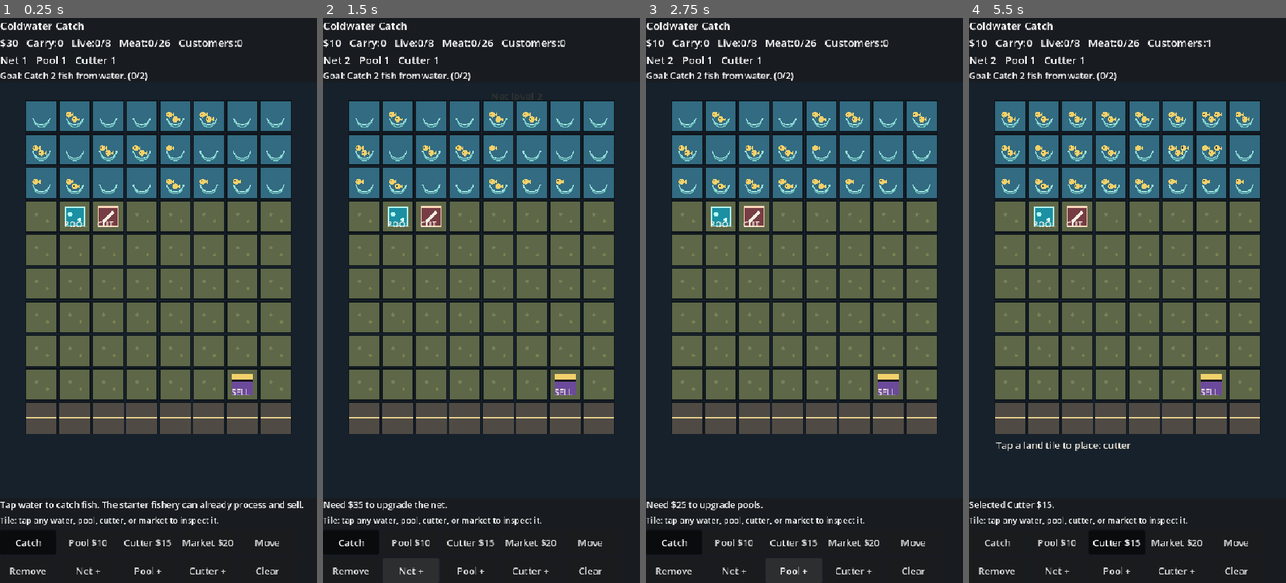
Above: before the commit, frames 1-4 (left to right).
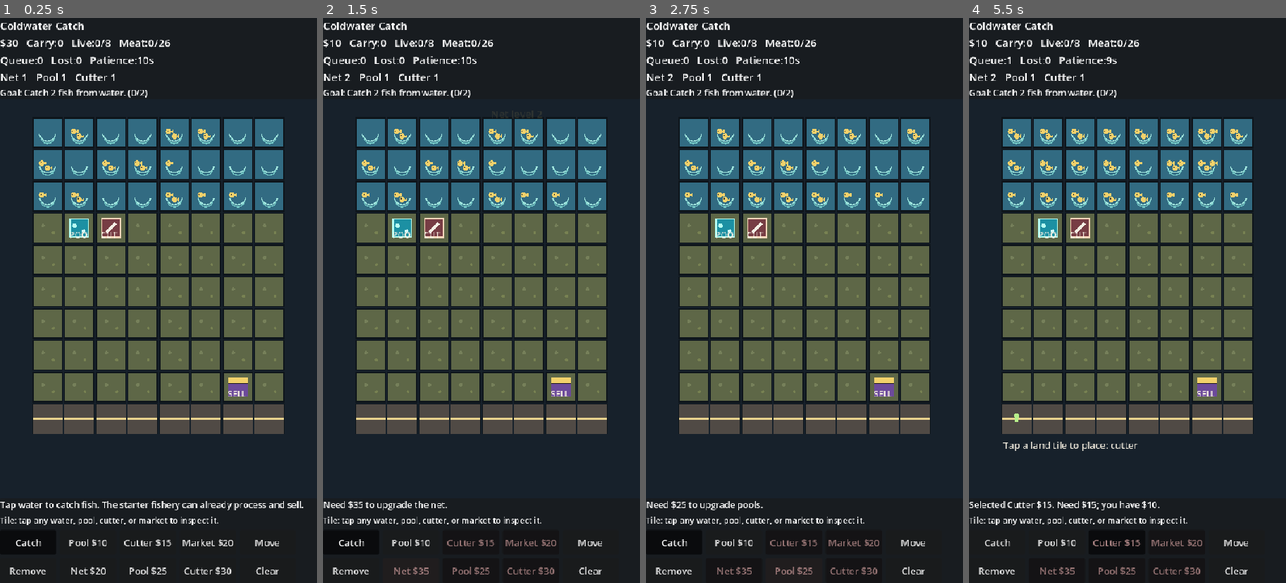
Above: after the commit, the same moments.

Repository: FunnySkillz/project_tilesgame
Game: Godot game, scene res://scenes/Main.tscn
The game is run twice, just before and just after one commit, with the same random seed, the same clock (stepped at 60 frames per second) and the same inputs.
Inputs:
- Up to frame 1 (0.25 s): no input
- Up to frame 2 (1.5 s): click "Net +" (after the commit: "Net $20") at 0.5 s; click "Net +" (after the commit: "Net $35") at 1.25 s
- Up to frame 3 (2.75 s): click "Pool +" (after the commit: "Pool $25") at 2 s
- Up to frame 4 (5.5 s): click "Cutter +" (after the commit: "Cutter $30") at 2.75 s; click "Catch" at 3.5 s; click "Pool $10" at 4.25 s; click "Cutter $15" at 5 s

The runs differ from the first frame. In frame 1, 23% of the frame differs, in the area x 0-92%, y 3-99%; in frame 2, 23%; in frame 3, 23%; in frame 4, 24%.

Commit message:
Add customer pressure and affordability feedback

Diff:
--- a/scripts/main.gd
+++ b/scripts/main.gd
@@ -19,6 +19,9 @@
 const COST_POOL := 10
 const COST_CUTTER := 15
 const COST_MARKET := 20
+
+const CUSTOMER_PATIENCE_SECONDS := 10.0
+const MARKET_SELL_SECONDS := 1.25
 
 var tiles: Array = []
 var selected_tool := TOOL_CATCH
@@ -30,7 +33,10 @@
 var pool_level := 1
 var cutter_level := 1
 var customers_waiting := 0
+var customers_lost := 0
 var customer_timer := 4.0
+var customer_patience_timer := CUSTOMER_PATIENCE_SECONDS
+var market_sell_timer := MARKET_SELL_SECONDS
 var cutter_progress := 0.0
 var status_text := "Tap water to catch fish. The starter fishery can already process and sell."
 var goal_step := GoalStep.CATCH
@@ -52,6 +58,7 @@
 var inspector_label: Label
 var status_label: Label
 var tool_buttons: Dictionary = {}
+var command_buttons: Dictionary = {}
 
 
 func _ready() -> void:
@@ -89,6 +96,7 @@
 	_calculate_grid_rect()
 	draw_rect(Rect2(Vector2.ZERO, size), Color("#17212b"))
 	_draw_grid()
+	_draw_customer_queue()
 	_draw_footer_hint()
 	_draw_feedback_popups()
 
@@ -185,9 +193,9 @@
 	_add_tool_button(actions, TOOL_MARKET, "Market $20", "Build selling on land.")
 	_add_tool_button(actions, TOOL_MOVE, "Move", "Move one building to another land tile.")
 	_add_tool_button(actions, TOOL_REMOVE, "Remove", "Remove a building and recover half its cost.")
-	_add_command_button(actions, "Net +", "Upgrade net", _upgrade_net)
-	_add_command_button(actions, "Pool +", "Upgrade pools", _upgrade_pool)
-	_add_command_button(actions, "Cutter +", "Upgrade cutters", _upgrade_cutter)
+	command_buttons["net"] = _add_command_button(actions, "Net +", "Upgrade net", _upgrade_net)
+	command_buttons["pool"] = _add_command_button(actions, "Pool +", "Upgrade pools", _upgrade_pool)
+	command_buttons["cutter"] = _add_command_button(actions, "Cutter +", "Upgrade cutters", _upgrade_cutter)
 	_add_command_button(actions, "Clear", "Clear current tool", _select_catch)
 
 
@@ -201,20 +209,25 @@
 		if tool != TOOL_MOVE:
 			_cancel_move_if_needed()
 		selected_tool = tool
-		status_text = "Selected " + text + "."
+		var cost := _tool_cost(tool)
+		if cost > 0 and money < cost:
+			status_text = "Selected " + text + ". Need $" + str(cost) + "; you have $" + str(money) + "."
+		else:
+			status_text = "Selected " + text + "."
 		_update_tool_buttons()
 	)
 	parent.add_child(button)
 	tool_buttons[tool] = button
 
 
-func _add_command_button(parent: Control, text: String, tooltip: String, callable: Callable) -> void:
+func _add_command_button(parent: Control, text: String, tooltip: String, callable: Callable) -> Button:
 	var button := Button.new()
 	button.text = text
 	button.tooltip_text = tooltip
 	button.custom_minimum_size = Vector2(96, 42)
 	button.pressed.connect(callable)
 	parent.add_child(button)
+	return button
 
 
 func _select_catch() -> void:
@@ -365,7 +378,7 @@
 
 
 func _upgrade_net() -> void:
-	var cost := 20 + (net_level - 1) * 15
+	var cost := _net_upgrade_cost()
 	if money < cost:
 		status_text = "Need $" + str(cost) + " to upgrade the net."
 		return
@@ -378,7 +391,7 @@
 
 
 func _upgrade_pool() -> void:
-	var cost := 25 + (pool_level - 1) * 20
+	var cost := _pool_upgrade_cost()
 	if money < cost:
 		status_text = "Need $" + str(cost) + " to upgrade pools."
 		return
@@ -391,7 +404,7 @@
 
 
 func _upgrade_cutter() -> void:
-	var cost := 30 + (cutter_level - 1) * 25
+	var cost := _cutter_upgrade_cost()
 	if money < cost:
 		status_text = "Need $" + str(cost) + " to upgrade cutters."
 		return
@@ -446,7 +459,16 @@
 	customer_timer -= delta
 	if customer_timer <= 0.0:
 		customers_waiting = min(MAX_CUSTOMERS, customers_waiting + 1)
-		customer_timer = randf_range(3.0, 5.5)
+		customer_timer = randf_range(2.8, 4.6)
+		if customers_waiting == 1:
+			customer_patience_timer = CUSTOMER_PATIENCE_SECONDS
+
+	_tick_customer_patience(delta)
+
+	market_sell_timer -= delta
+	if market_sell_timer > 0.0:
+		return
+	market_sell_timer = MARKET_SELL_SECONDS
 
 	var sales_capacity := _market_sales_capacity()
 	if sales_capacity <= 0 or customers_waiting <= 0 or meat <= 0:
@@ -459,6 +481,23 @@
 	meat_sold_total += sold
 	status_text = "Sold " + str(sold) + " meat for $" + str(sold * 6) + "."
 	_add_popup("+$" + str(sold * 6), _building_center(BuildKind.MARKET), Color("#b7ef8a"))
+	customer_patience_timer = CUSTOMER_PATIENCE_SECONDS
+
+
+func _tick_customer_patience(delta: float) -> void:
+	if customers_waiting <= 0:
+		customer_patience_timer = CUSTOMER_PATIENCE_SECONDS
+		return
+
+	customer_patience_timer -= delta
+	if customer_patience_timer > 0.0:
+		return
+
+	customers_waiting -= 1
+	customers_lost += 1
+	customer_patience_timer = CUSTOMER_PATIENCE_SECONDS
+	status_text = "A customer left hungry. Add meat stock or move markets beside roads."
+	_add_popup("-customer", _building_center(BuildKind.MARKET), Color("#ff8f7a"))
 
 
 func _building_count(building: int) -> int:
@@ -564,6 +603,36 @@
 			return COST_MARKET
 		_:
 			return 0
+
+
+func _tool_cost(tool: String) -> int:
+	match tool:
+		TOOL_POOL:
+			return COST_POOL
+		TOOL_CUTTER:
+			return COST_CUTTER
+		TOOL_MARKET:
+			return COST_MARKET
+		_:
+			return 0
+
+
+func _net_upgrade_cost() -> int:
+	return 20 + (net_level - 1) * 15
+
+
+func _pool_upgrade_cost() -> int:
+	return 25 + (pool_level - 1) * 20
+
+
+func _cutter_upgrade_cost() -> int:
+	return 30 + (cutter_level - 1) * 25
+
+
+func _affordability_color(cost: int) -> Color:
+	if cost <= 0 or money >= cost:
+		return Color.WHITE
+	return Color("#a98282")
 
 
 func _building_name(building: int) -> String:
@@ -721,7 +790,7 @@
 		return
 
 	var capacity := _pool_capacity()
-	hud_label.text = "Coldwater Catch\n$%d   Carry:%d   Live:%d/%d   Meat:%d/%d   Customers:%d\nNet %d   Pool %d   Cutter %d" % [
+	hud_label.text = "Coldwater Catch\n$%d   Carry:%d   Live:%d/%d   Meat:%d/%d\nQueue:%d   Lost:%d   Patience:%ds\nNet %d   Pool %d   Cutter %d" % [
 		money,
 		carried_fish,
 		live_fish,
@@ -729,6 +798,8 @@
 		meat,
 		_meat_capacity(),
 		customers_waiting,
+		customers_lost,
+		int(ceil(customer_patience_timer)) if customers_waiting > 0 else int(CUSTOMER_PATIENCE_SECONDS),
 		net_level,
 		pool_level,
 		cutter_level
@@ -742,11 +813,26 @@
 func _update_tool_buttons() -> void:
 	for tool in tool_buttons.keys():
 		var button: Button = tool_buttons[tool]
+		var cost := _tool_cost(str(tool))
 		button.button_pressed = tool == selected_tool
+		button.modulate = _affordability_color(cost)
+
+	if command_buttons.has("net"):
+		var net_button: Button = command_buttons["net"]
+		net_button.text = "Net $" + str(_net_upgrade_cost())
+		net_button.modulate = _affordability_color(_net_upgrade_cost())
+	if command_buttons.has("pool"):
+		var pool_button: Button = command_buttons["pool"]
+		pool_button.text = "Pool $" + str(_pool_upgrade_cost())
+		pool_button.modulate = _affordability_color(_pool_upgrade_cost())
+	if command_buttons.has("cutter"):
+		var cutter_button: Button = command_buttons["cutter"]
+		cutter_button.text = "Cutter $" + str(_cutter_upgrade_cost())
+		cutter_button.modulate = _affordability_color(_cutter_upgrade_cost())
 
 
 func _calculate_grid_rect() -> void:
-	var top_margin := 136.0
+	var top_margin := 166.0
 	var bottom_margin := 250.0
 	var inner_width: float = max(1.0, size.x - 24.0)
 	var inner_height: float = max(1.0, size.y - top_margin - bottom_margin)
@@ -807,6 +893,25 @@
 	draw_rect(rect, Color("#504a45"))
 	draw_line(rect.position + Vector2(0, rect.size.y * 0.5), rect.end - Vector2(0, rect.size.y * 0.5), Color("#e8d28d"), 3.0)
 	draw_line(rect.position + Vector2(8, rect.size.y * 0.5), rect.position + Vector2(rect.size.x - 8, rect.size.y * 0.5), Color("#2c2927"), 1.0)
+
+
+func _draw_customer_queue() -> void:
+	if customers_waiting <= 0:
+		return
+
+	var patience_ratio: float = clamp(customer_patience_timer / CUSTOMER_PATIENCE_SECONDS, 0.0, 1.0)
+	var color: Color = Color("#b7ef8a") if patience_ratio > 0.5 else Color("#ffb36b")
+	if patience_ratio < 0.25:
+		color = Color("#ff8f7a")
+
+	var shown: int = min(customers_waiting, MAX_CUSTOMERS)
+	for i: int in shown:
+		var road_x: int = i % GRID_W
+		var row_offset: int = int(floor(float(i) / float(GRID_W)))
+		var rect := _cell_rect(Vector2i(road_x, GRID_H - 1))
+		var center := rect.get_center() + Vector2(0, -float(row_offset) * 9.0)
+		draw_circle(center + Vector2(0, -5), tile_px * 0.08, color)
+		draw_rect(Rect2(center + Vector2(-tile_px * 0.06, -1), Vector2(tile_px * 0.12, tile_px * 0.13)), color)
 
 
 func _draw_land_tile(rect: Rect2, building: int) -> void:
Not shown, changed: README.md
Not shown, changed: docs/implementation_phases.md
